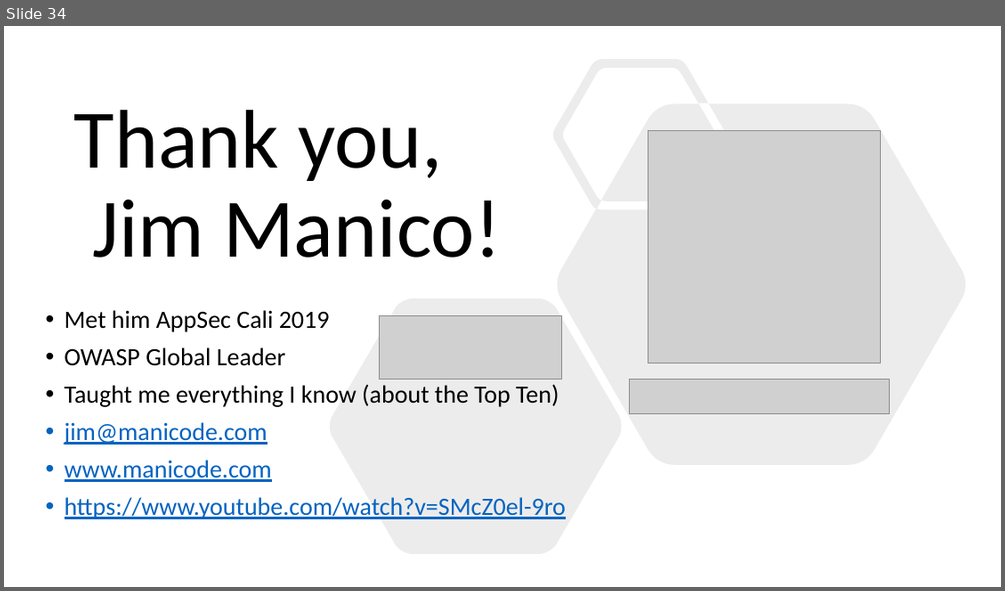
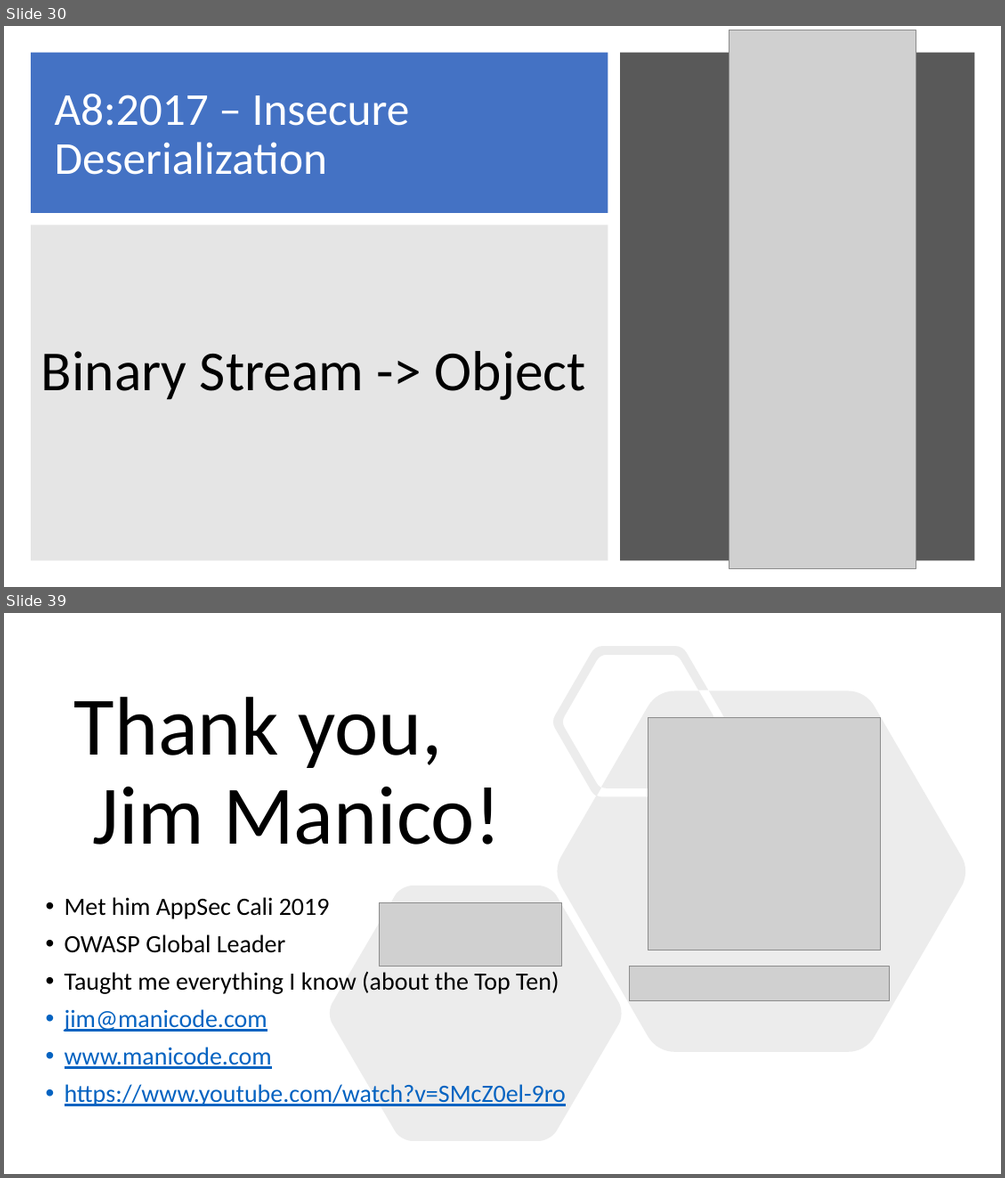
Before and after one commit to CryptoJones/OWASP-OMAHA-QTR2-MTG, a slide deck: slidedeck.pptx. Shown one above the other, each under a label of ours: slide 34 before the commit, slides 30 and 39 after it; the slides between them are not shown. The pictures are 1005x591 and 1005x1178 pixels, drawn with LibreOffice and Linux fonts; fonts in the diff are those of the drawing; grey boxes stand for pictures. Boxes give left, top, right and bottom in pixels: in the first picture for what was removed or moved away, otherwise in the second. Text is boxed around its words. In the diff, an @@ line names an element or a change of style, - is before the commit and + after.

```diff
--- a/slidedeck.pptx
+++ b/slidedeck.pptx
@@ slide 30 added at <box>4,26,1001,587</box>, background #FFFFFF @@
@@ rectangle added at <box>31,52,608,213</box>, fill #4472C4 @@
@@ rectangle added at <box>620,52,975,561</box>, fill #595959 @@
@@ picture added at <box>728,30,915,569</box> @@
@@ title added at <box>55,94,410,175</box>, 44 pt, text #FFFFFF @@
+A8:2017 – Insecure Deserialization
@@ rectangle added at <box>31,224,608,561</box>, fill #7F7F7F at 20% opacity @@
@@ text added at <box>41,351,586,400</box>, 54.4 pt, text #000000 @@
+Binary Stream -> Object
@@ what was slide 34 is now slide 39 @@
```
Also in this commit, not shown: 4 slides changed, 32 other slides added, 28 slides removed, 1 other file.
